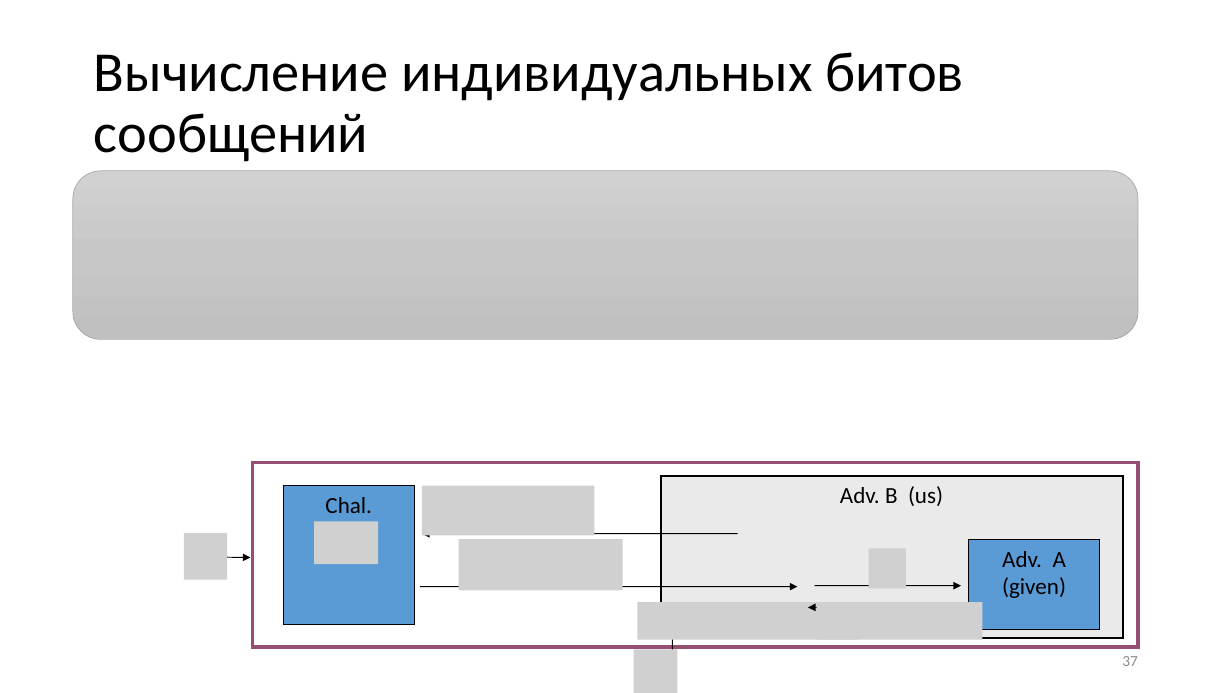
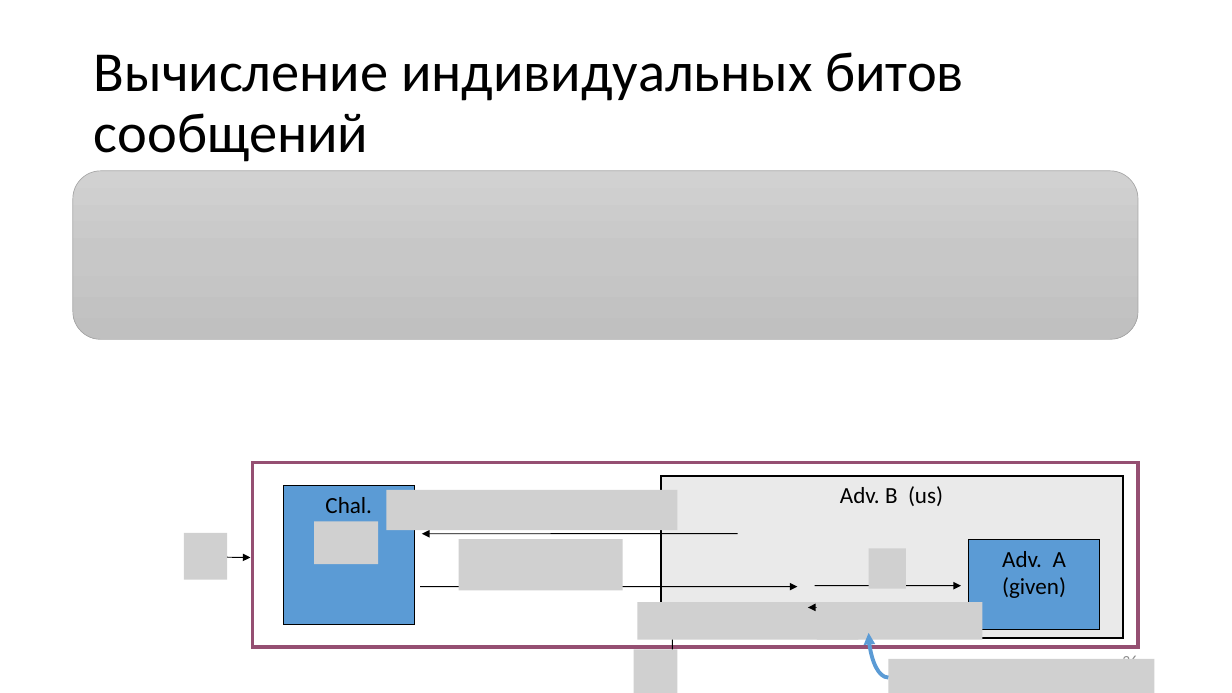
Before and after one commit to CryptoCourse/CryptoLectures, a slide deck: slide 36 of Lectures/Lecture1-b.pptx (slide 37 before the commit). Drawn at 1232x693 pixels with LibreOffice and Linux fonts; fonts in the diff are those of the drawing; grey boxes stand for pictures. Boxes give left, top, right and bottom in pixels: in the first picture for what was removed or moved away, otherwise in the second. Text is boxed around its words. In the diff, an @@ line names an element or a change of style, - is before the commit and + after.

```diff
--- a/Lectures/Lecture1-b.pptx
+++ b/Lectures/Lecture1-b.pptx
@@ picture: place and size @@
-picture at (422, 486, 595, 536)
+picture at (386, 490, 677, 531)
@@ curved arrow added from (888, 677) to (869, 633), #5B9BD5 3 pt @@
@@ picture added at (888, 659, 1154, 693) @@
@@ page number at (1122, 653, 1138, 659): text changed @@
-37
+36
```
Also in this commit, not shown: 10 other slides changed, 1 other file.
